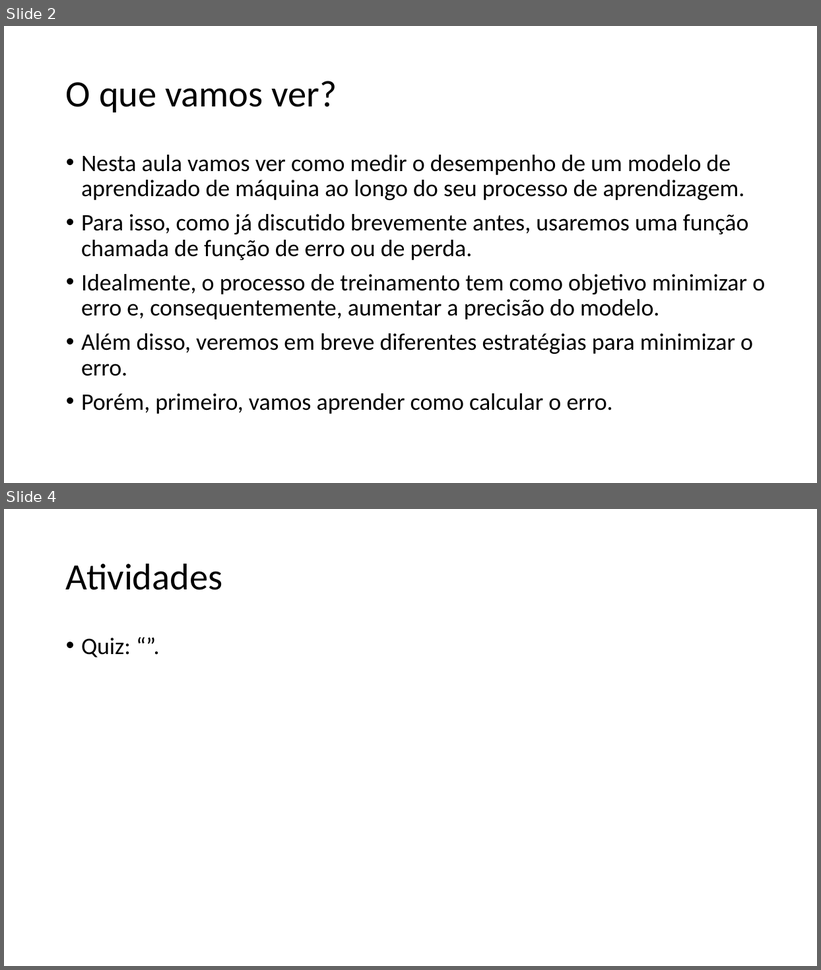
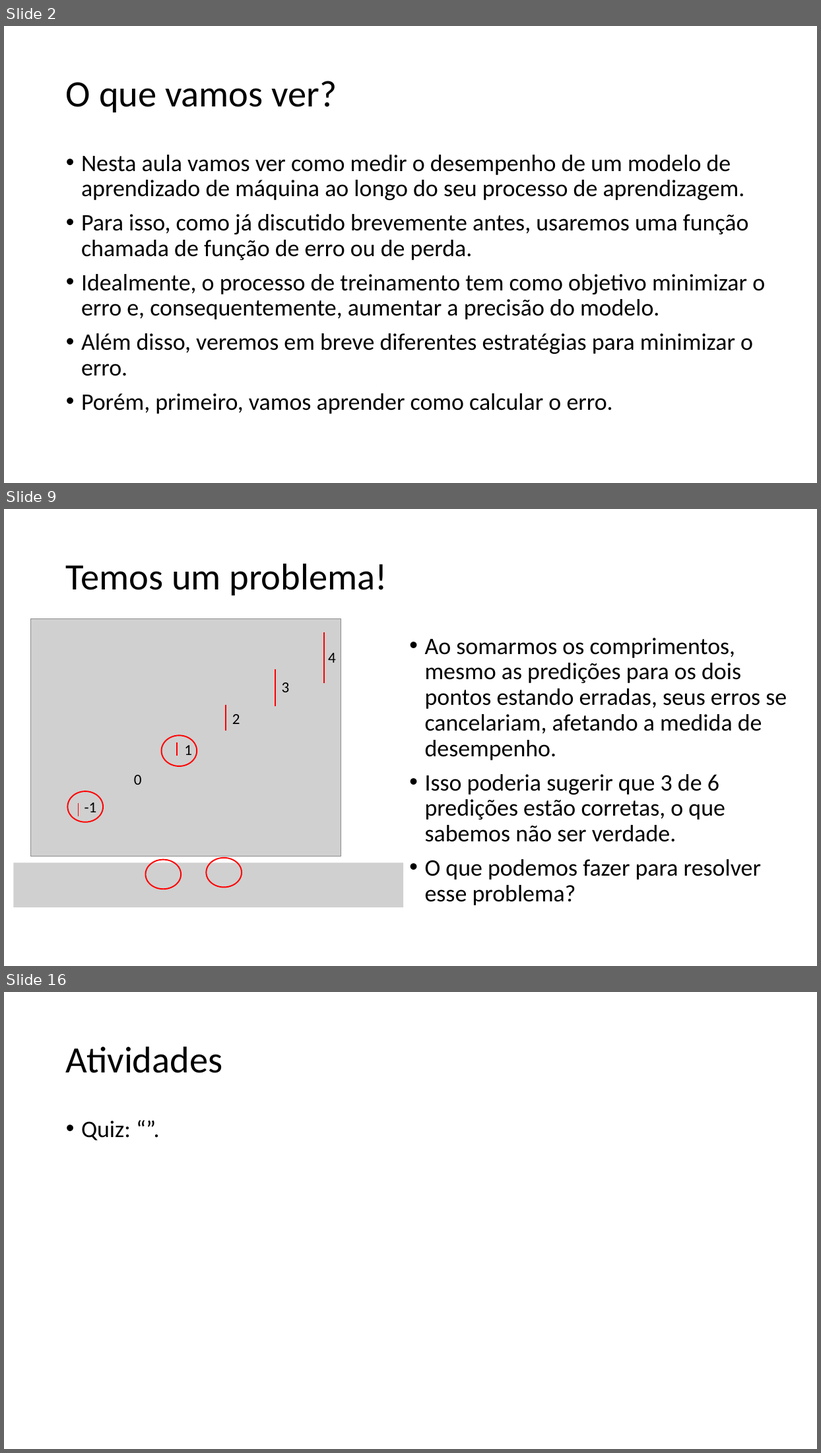
Before and after one commit to zz4fap/tp557-iot-ml, a slide deck: slides/TP557_5_Medindo_a_precisão_de_um_modelo_de_ML.pptx. Shown one above the other, each under a label of ours: slides 2 and 4 before the commit, slides 2, 9 and 16 after it; the slides between them are not shown. The pictures are 821x970 and 821x1453 pixels, drawn with LibreOffice and Linux fonts; fonts in the diff are those of the drawing; grey boxes stand for pictures. Boxes give left, top, right and bottom in pixels: in the first picture for what was removed or moved away, otherwise in the second. Text is boxed around its words. In the diff, an @@ line names an element or a change of style, - is before the commit and + after.

```diff
--- a/slides/TP557_5_Medindo_a_precisão_de_um_modelo_de_ML.pptx
+++ b/slides/TP557_5_Medindo_a_precisão_de_um_modelo_de_ML.pptx
@@ slide 9 added at <box>4,509,817,966</box>, background #FFFFFF @@
@@ title added at <box>66,563,387,595</box>, 44 pt, text #000000 @@
+Temos um problema!
@@ text added at <box>425,638,787,906</box>, 28 pt, text #000000 @@
+• Ao somarmos os comprimentos, mesmo as predições para os dois pontos estando erradas, seus erros se cancelariam, afetando a medida de desempenho.
+• Isso poderia sugerir que 3 de 6 predições estão corretas, o que sabemos não ser verdade.
+• O que podemos fazer para resolver esse problema?
@@ group added at <box>31,619,341,857</box>: 6 texts, 5 lines, 1 picture @@
+-1
+0
+1
+2
+3
+4
@@ ellipse added at <box>161,736,197,766</box>, outline #FF0000 1.5 pt @@
@@ ellipse added at <box>67,791,103,822</box>, outline #FF0000 1.5 pt @@
@@ picture added at <box>14,863,404,908</box> @@
@@ ellipse added at <box>145,859,181,889</box>, outline #FF0000 1.5 pt @@
@@ ellipse added at <box>207,858,242,887</box>, outline #FF0000 1.5 pt @@
@@ what was slide 4 is now slide 16 @@
```
Also in this commit, not shown: 13 other slides added, 1 slide removed, 3 other files.
